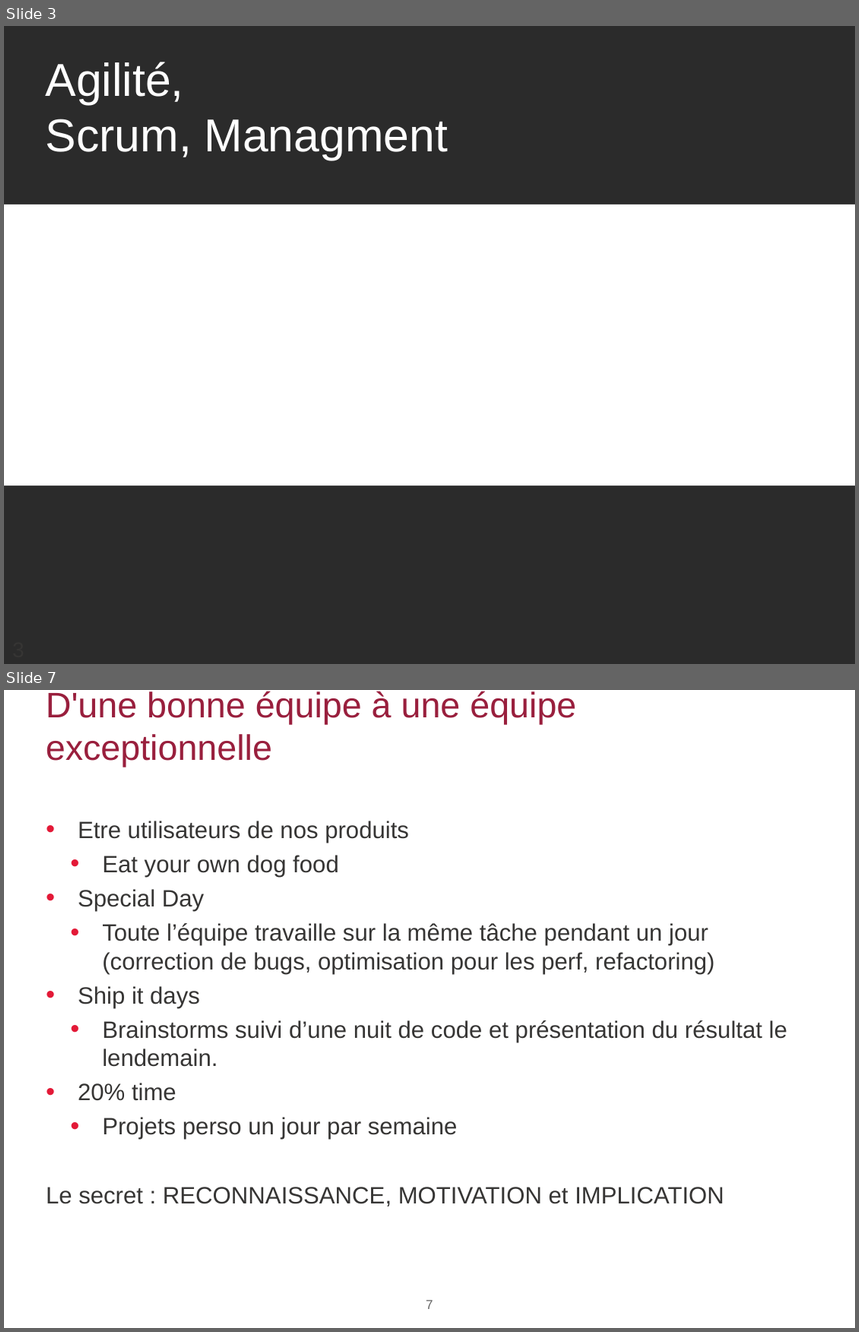
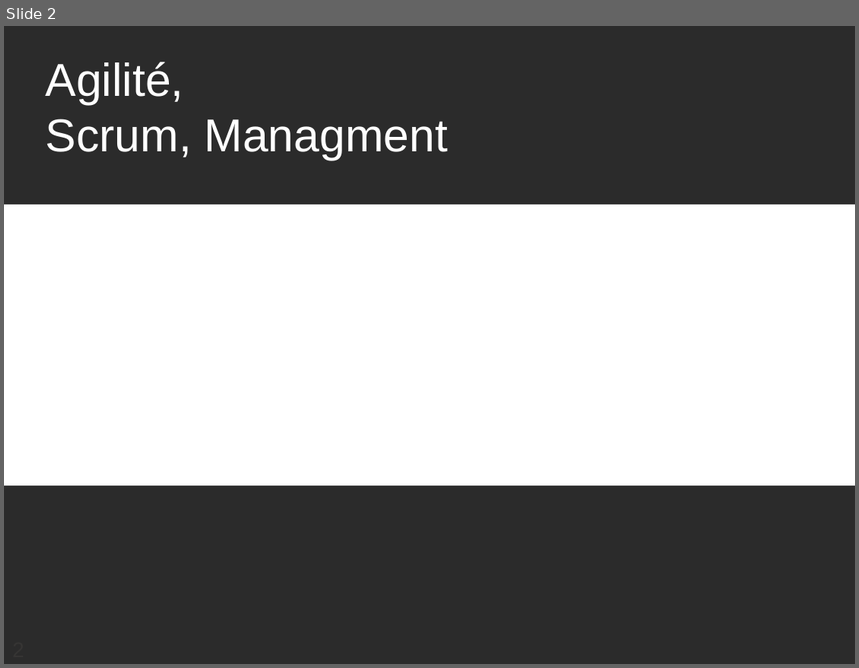
Before and after one commit to bennekrouf/prezangular, a slide deck: image/MixIT - Agilité.pptx. Shown one above the other, each under a label of ours: slides 3 and 7 before the commit, slide 2 after it; the slides between them are not shown. The pictures are 859x1332 and 859x668 pixels, drawn with LibreOffice and Linux fonts; fonts in the diff are those of the drawing; background and template pictures are left out; a plain dark background stands for a picture behind light text. Boxes give left, top, right and bottom in pixels: in the first picture for what was removed or moved away, otherwise in the second. Text is boxed around its words. In the diff, an @@ line names an element or a change of style, - is before the commit and + after.

```diff
--- a/image/MixIT - Agilité.pptx
+++ b/image/MixIT - Agilité.pptx
@@ slide 7 removed at [4, 690, 855, 1328], background #FFFFFF @@
@@ title removed at [46, 691, 576, 768] @@
-D'une bonne équipe à une équipe exceptionnelle
@@ text removed at [46, 821, 788, 1207] @@
-• Etre utilisateurs de nos produits
-  • Eat your own dog food
-• Special Day
-  • Toute l’équipe travaille sur la même tâche pendant un jour (correction de bugs, optimisation pour les perf, refactoring)
-• Ship it days
-  • Brainstorms suivi d’une nuit de code et présentation du résultat le lendemain.
-• 20% time
-  • Projets perso un jour par semaine
-Le secret : RECONNAISSANCE, MOTIVATION et IMPLICATION
@@ page number removed at [426, 1300, 433, 1309] @@
-7
@@ what was slide 3 is now slide 2 @@
```
Also in this commit, not shown: 4 other slides removed, 1 other file.
